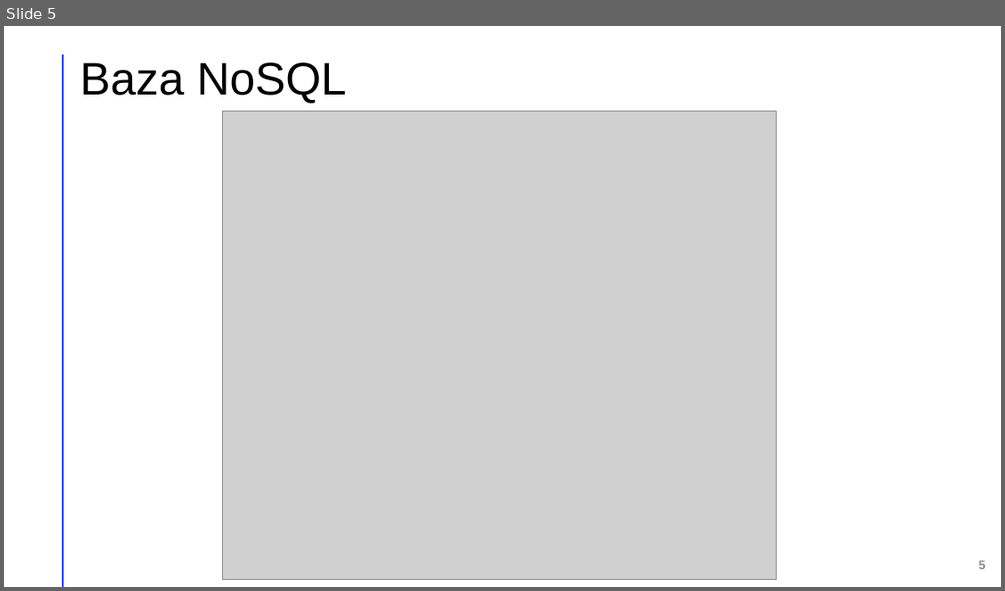
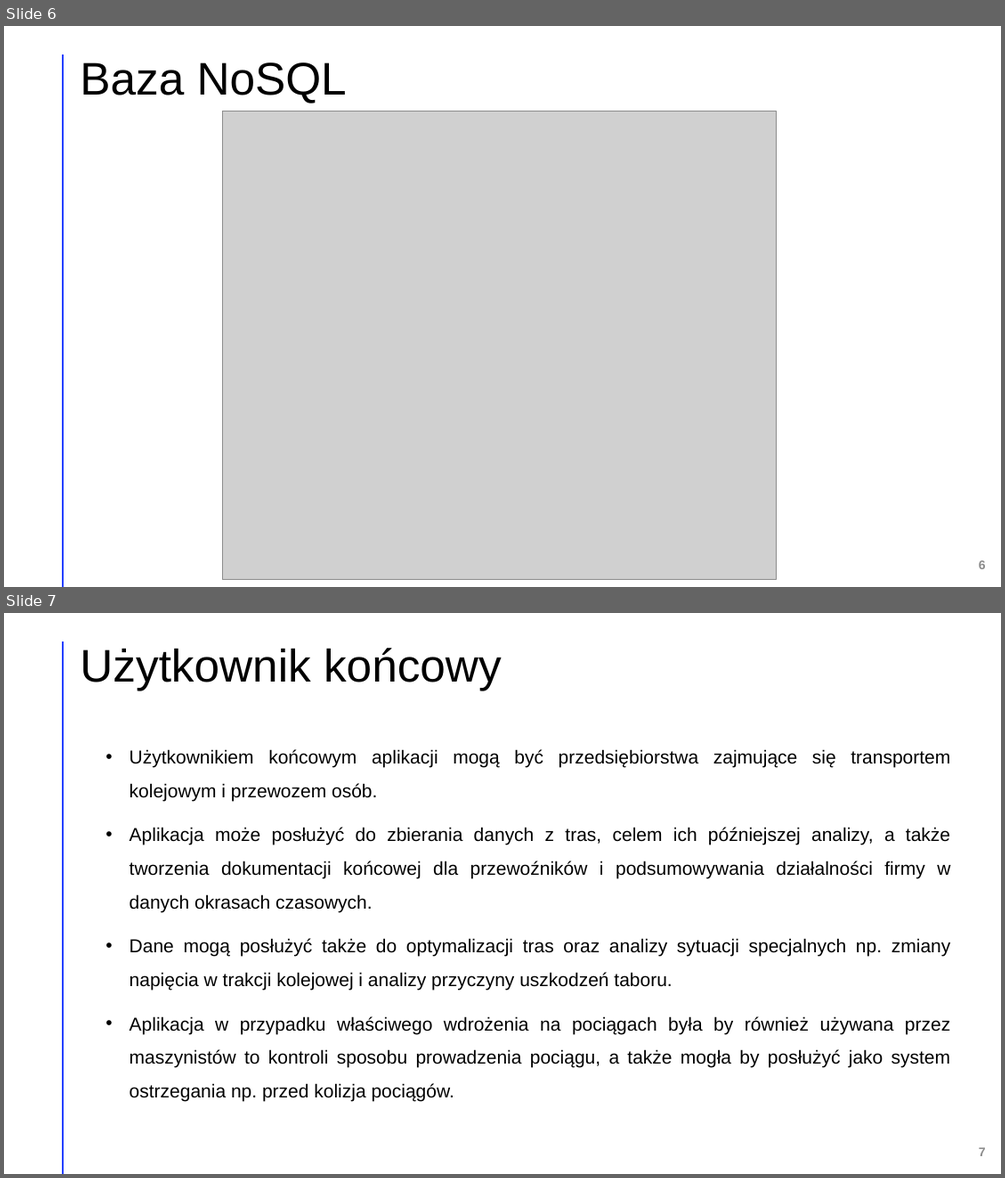
Before and after one commit to adambajguz/TrainsOnline, a slide deck: docs/Prezentacja Bajguz Kierzkowski.pptx. Shown one above the other, each under a label of ours: slide 5 before the commit, slides 6 and 7 after it. The pictures are 1005x591 and 1005x1178 pixels, drawn with LibreOffice and Linux fonts; fonts in the diff are those of the drawing; grey boxes stand for pictures. Boxes give left, top, right and bottom in pixels: in the first picture for what was removed or moved away, otherwise in the second. Text is boxed around its words. In the diff, an @@ line names an element or a change of style, - is before the commit and + after.

```diff
--- a/docs/Prezentacja Bajguz Kierzkowski.pptx
+++ b/docs/Prezentacja Bajguz Kierzkowski.pptx
@@ slide 7 added at [4, 613, 1001, 1174], background #FFFFFF; not listed: 1 template element that a slide beside it also shows @@
@@ title added at [80, 648, 502, 690], 44 pt, text #000000 @@
+Użytkownik końcowy
@@ text added at [129, 749, 951, 1102], 18 pt, text #000000 @@
+• Użytkownikiem końcowym aplikacji mogą być przedsiębiorstwa zajmujące się transportem kolejowym i przewozem osób.
+• Aplikacja może posłużyć do zbierania danych z tras, celem ich późniejszej analizy, a także tworzenia dokumentacji końcowej dla przewoźników i podsumowywania działalności firmy w danych okrasach czasowych.
+• Dane mogą posłużyć także do optymalizacji tras oraz analizy sytuacji specjalnych np. zmiany napięcia w trakcji kolejowej i analizy przyczyny uszkodzeń taboru.
+• Aplikacja w przypadku właściwego wdrożenia na pociągach była by również używana przez maszynistów to kontroli sposobu prowadzenia pociągu, a także mogła by posłużyć jako system ostrzegania np. przed kolizja pociągów.
@@ page number added at [979, 1147, 986, 1156], 12 pt, text #8C8C8C, bold @@
+7
@@ what was slide 5 is now slide 6 @@
```
Also in this commit, not shown: 1 slide changed, 2 other slides added, 1 slide removed, 1 other file.
